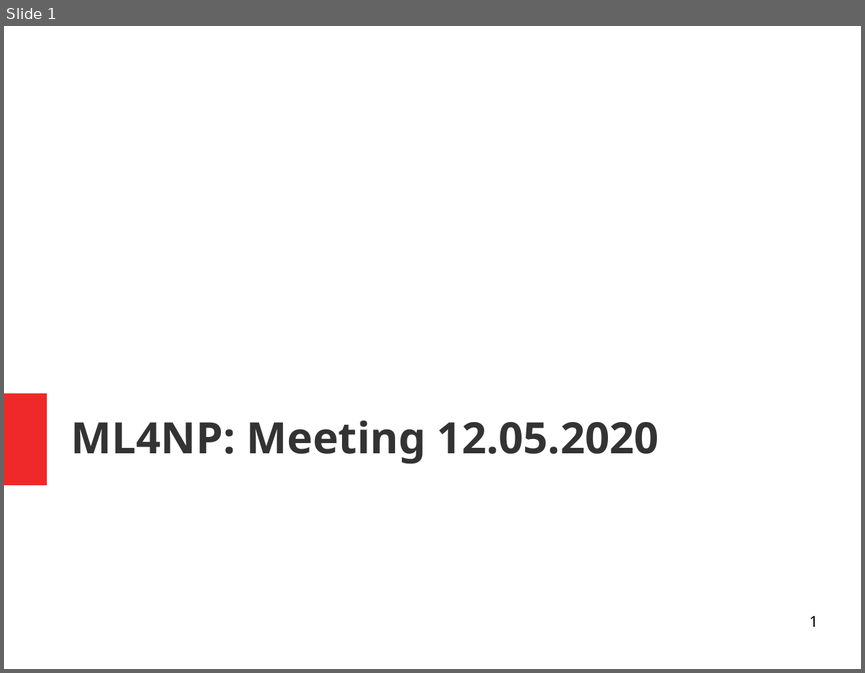
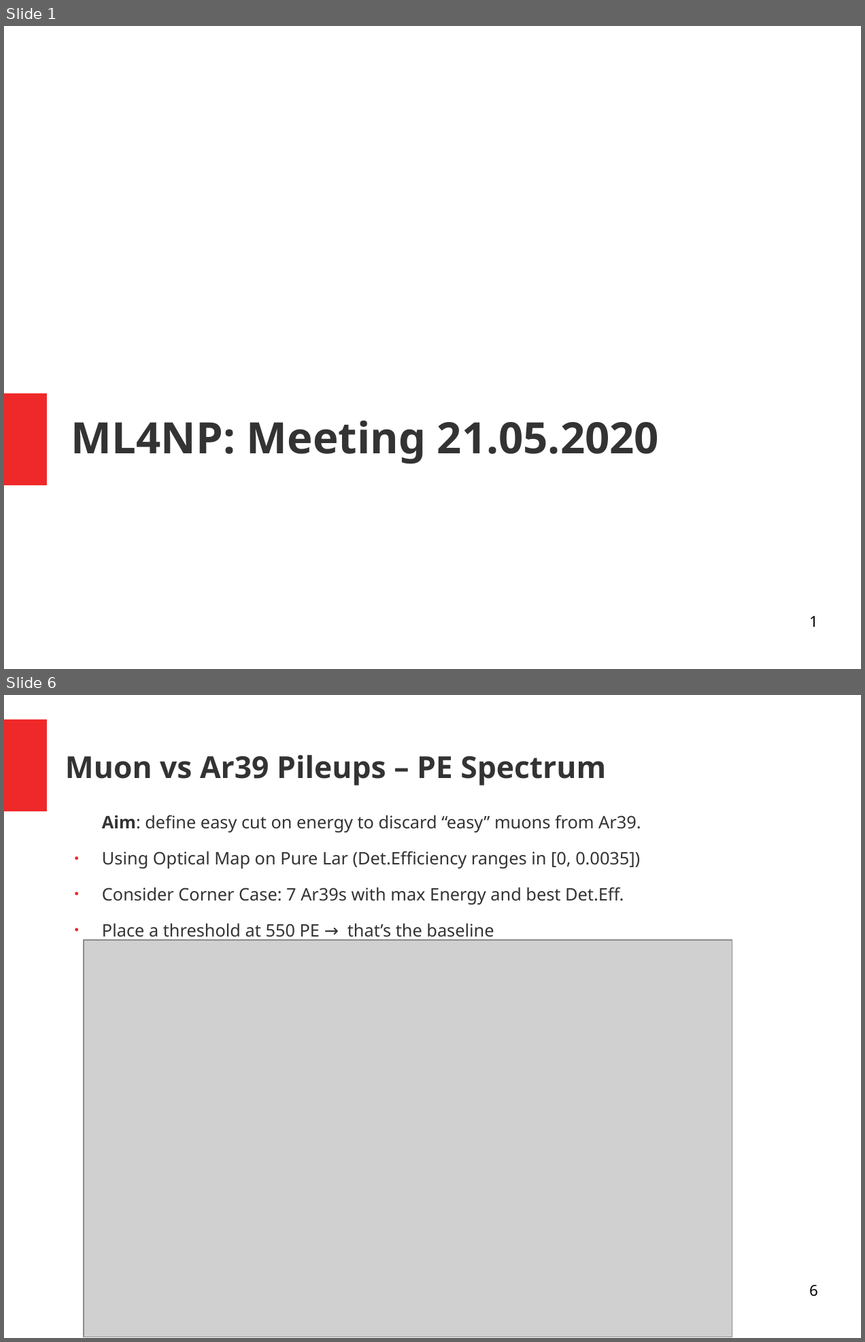
Before and after one commit to luigiberducci/ML4NP, a slide deck: Docs/meeting_ml4np_21mag2020.odp. Shown one above the other, each under a label of ours: slide 1 before the commit, slides 1 and 6 after it; the slides between them are not shown. The pictures are 865x673 and 865x1342 pixels, drawn with LibreOffice and Linux fonts; fonts in the diff are those of the drawing; grey boxes stand for pictures. Boxes give left, top, right and bottom in pixels: in the first picture for what was removed or moved away, otherwise in the second. Text is boxed around its words. In the diff, an @@ line names an element or a change of style, - is before the commit and + after.

Commit message:
increase contrast of images for presentation

```diff
--- a/Docs/meeting_ml4np_21mag2020.odp
+++ b/Docs/meeting_ml4np_21mag2020.odp
@@ slide 6 added at <box>4,695,861,1338</box>, background #FFFFFF @@
@@ rectangle added at <box>4,719,47,811</box>, fill #EF2929 @@
@@ title added at <box>65,755,606,785</box>, 28 pt, text #333333, bold @@
+Muon vs Ar39 Pileups – PE Spectrum
@@ text added at <box>102,815,640,941</box>, 16 pt, text #333333 @@
+Aim: define easy cut on energy to discard “easy” muons from Ar39.
+● Using Optical Map on Pure Lar (Det.Efficiency ranges in [0, 0.0035])
+● Consider Corner Case: 7 Ar39s with max Energy and best Det.Eff.
+● Place a threshold at 550 PE → that’s the baseline
@@ picture added at <box>84,940,732,1337</box> @@
@@ page number added at <box>809,1285,818,1296</box>, 14 pt, text #000000 @@
+6
@@ slide 1 changed as well @@
@@ title at <box>71,420,659,464</box>: text changed @@
-ML4NP: Meeting 12.05.2020
+ML4NP: Meeting 21.05.2020
```
Also in this commit, not shown: 10 other slides added, 8 slides removed, 7 other files.
